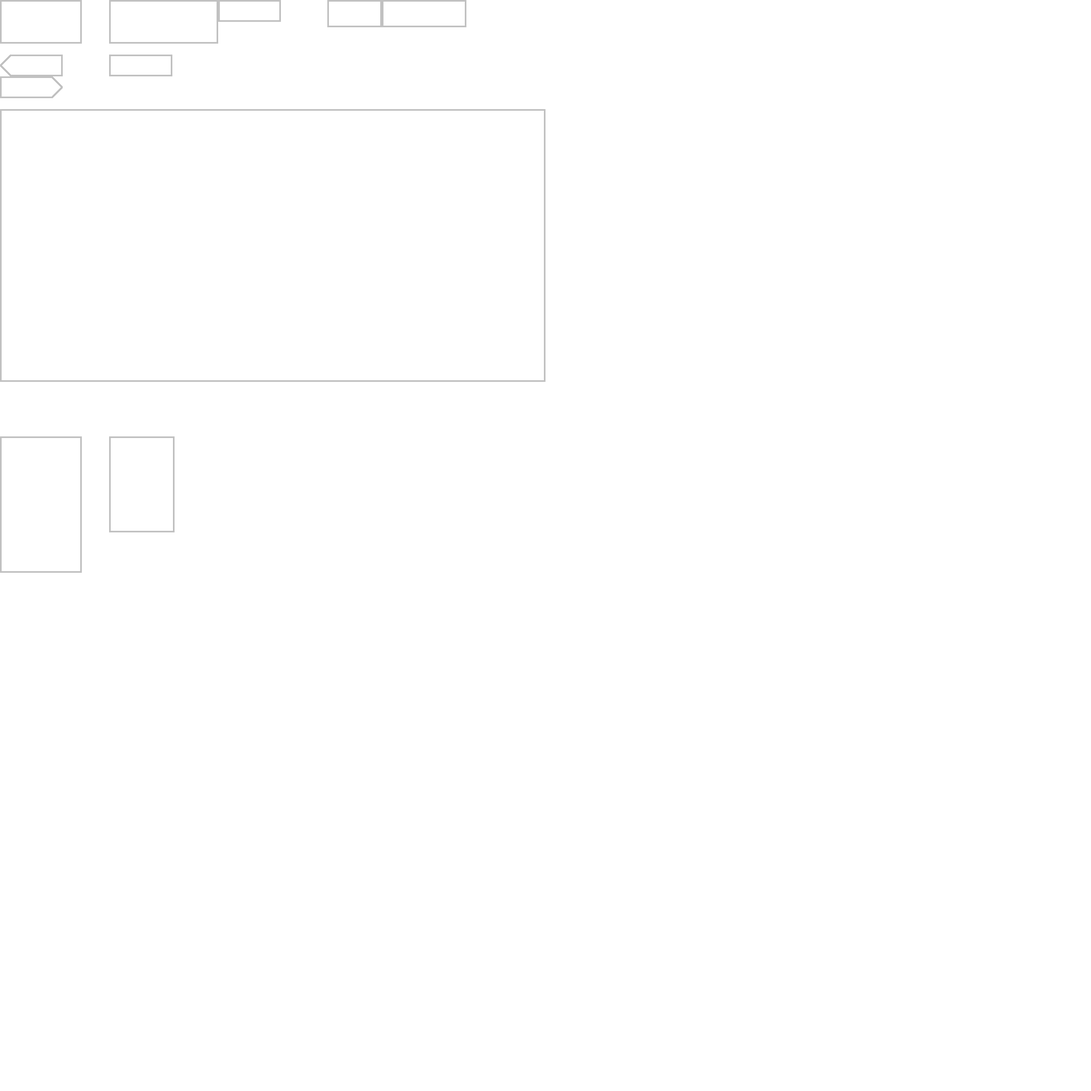
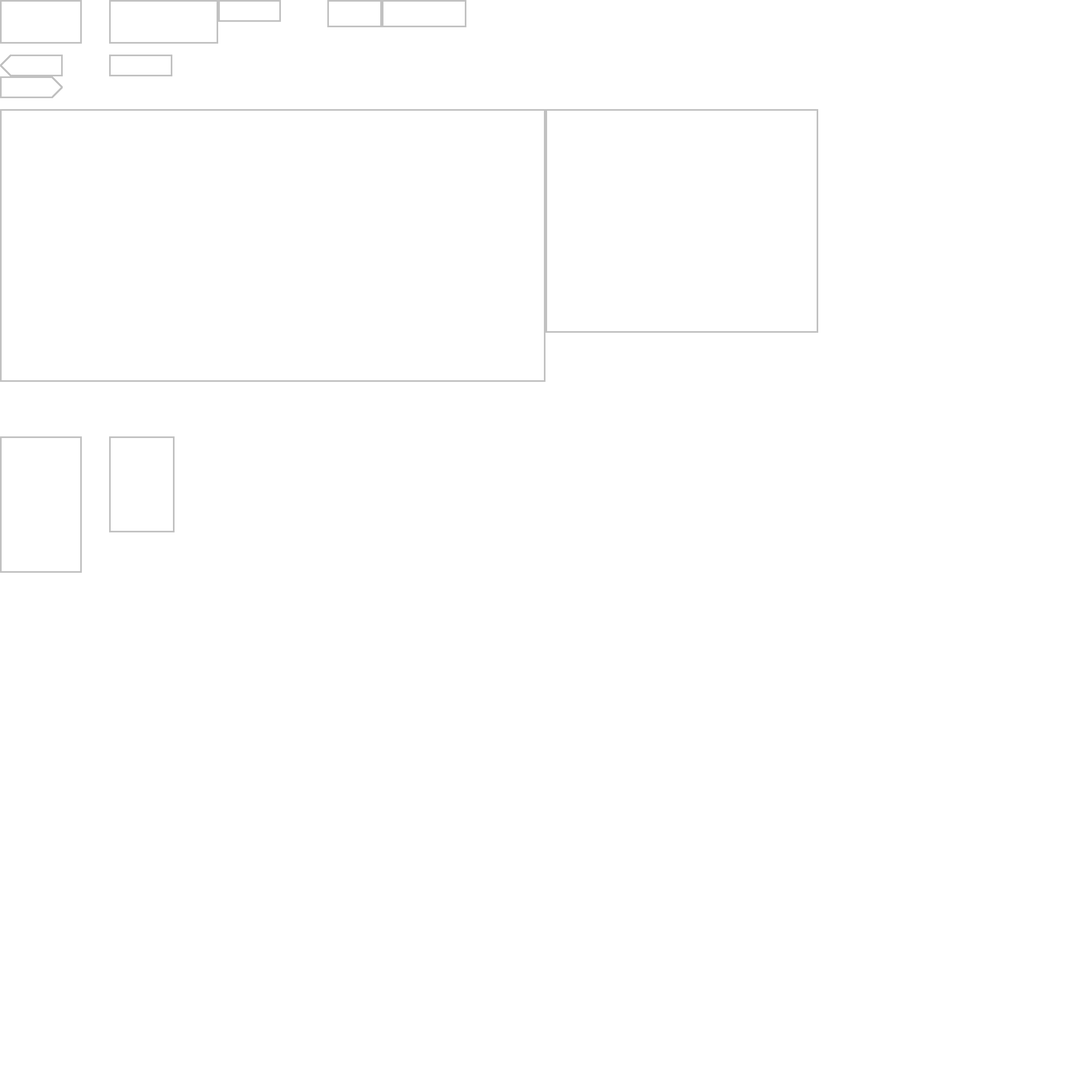
Layer changes from the first 1091×1091 image to the second:
painted on "Background" over [545, 109, 819, 333]
